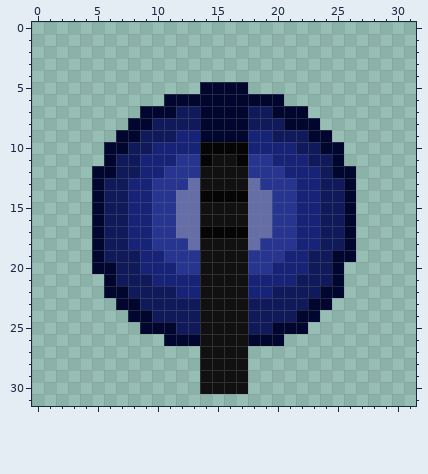
Pixel-art sprite: assets/textures/sniper_turret_head.png. The first picture shows the starting point.
The file is 32x32 pixels.
Now the later version:
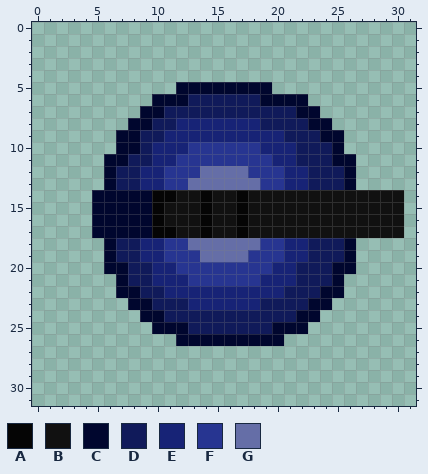
Palette (. is transparent): A #050505  B #111111  C #00062e  D #101a5a  E #172376  F #273591  G #656ea7
The exact change:
y 5: x 12..13 .. -> CC; x 18..19 .. -> CC
y 6: x 10 . -> C; x 13..18 CCCCCC -> DDDDDD; x 21..22 .. -> CC
y 7: x 11 C -> D; x 14..17 CCCC -> DDDD; x 20..21 CC -> DD; x 23 . -> C
y 8: x 12..18 DDCCCCD -> EEEEEEE; x 21..22 CC -> DD; x 24 . -> C
y 9: x 11 D -> E; x 14..17 CCCC -> EEEE; x 20 D -> E; x 23 C -> D; x 25 . -> C
y 10: x 6 C -> .; x 8 D -> C; x 13..18 EAAAAE -> FFFFFF; x 24 C -> D
y 11: x 7 D -> C; x 9 E -> D; x 14..17 ABBA -> FFFF; x 22 E -> D; x 26 . -> C
y 12: x 5 C -> .; x 14..17 BBBB -> GGGG; x 23 E -> D; x 25 C -> D
y 13: x 5..6 CD -> .C; x 8 E -> D; x 10 F -> E; x 14..17 BBBB -> GGGG; x 21 F -> E; x 23 E -> D
y 14: x 6..13 DDEEFFGG -> CCCCAABB; x 15..16 AA -> BB; x 18..30 GGFFEEDDC.... -> BBBBBBBBBBBBB
y 15..16: x 6..14 DDEEFFGGB -> CCCCABBBA; x 17..30 BGGFFEEDDC.... -> ABBBBBBBBBBBBB
y 17: x 6..13 DDEEFFGG -> CCCCAABB; x 15..16 AA -> BB; x 18..30 GGFFEEDDC.... -> BBBBBBBBBBBBB
y 18: x 5..6 CD -> .C; x 8 E -> D; x 10 F -> E; x 14..17 BBBB -> GGGG; x 21 F -> E; x 23 E -> D
y 19: x 5..6 CD -> .C; x 14..17 BBBB -> GGGG; x 25 C -> D
y 20: x 5 C -> .; x 7 D -> C; x 9 E -> D; x 14..17 BBBB -> FFFF; x 22 E -> D; x 26 . -> C
y 21: x 6..7 CD -> .C; x 13..18 EBBBBE -> FFFFFF
y 22: x 6 C -> .; x 8 D -> C; x 11 D -> E; x 14..17 BBBB -> EEEE; x 20 D -> E
y 23: x 7 C -> .; x 9 D -> C; x 13..18 DBBBBD -> EEEEEE
y 24: x 8 C -> .; x 10 D -> C; x 14..17 BBBB -> DDDD
y 25: x 9 C -> .; x 12 D -> C; x 14..17 BBBB -> DDDD
y 26: x 11 C -> .; x 14..17 BBBB -> CCCC
y 27..30: x 14..17 BBBB -> ....
Pixel boxes of the changes (left, top, right, bottom) in both pictures:
changed: (92, 82, 404, 394)
